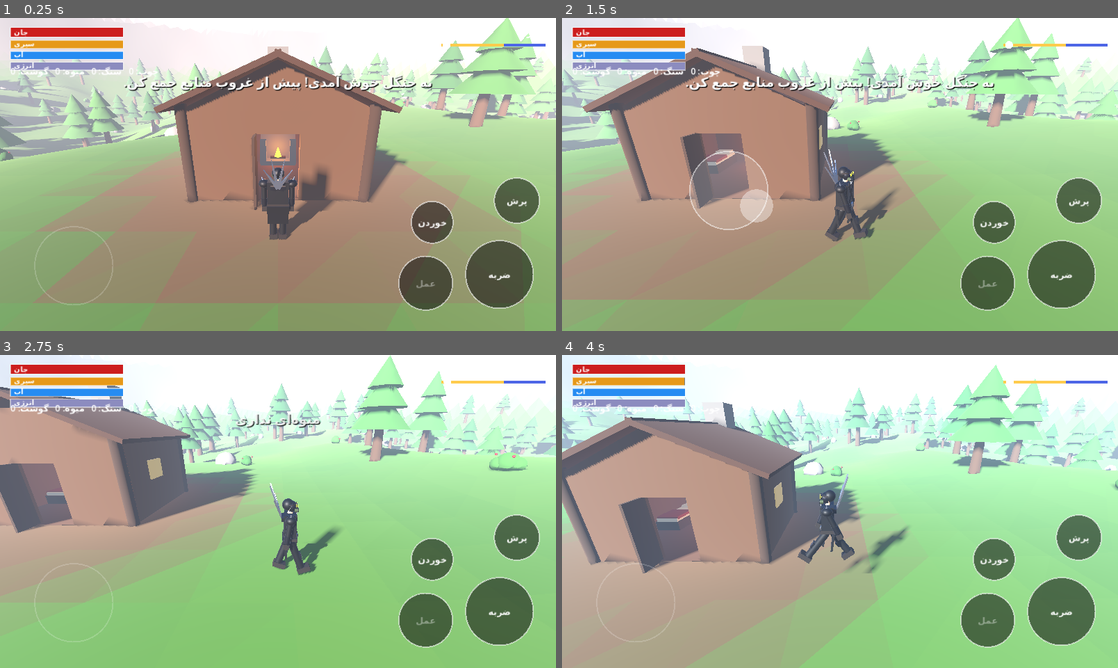
Above: before the commit, frames 1-4 (two rows, left to right).
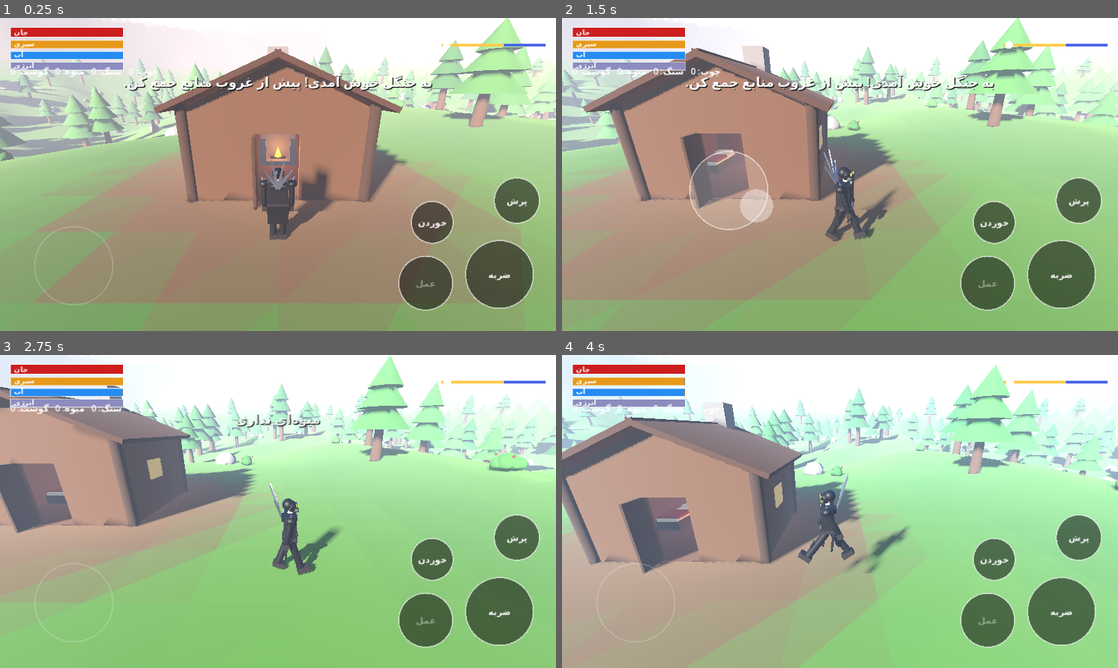
Above: after the commit, the same moments.

Repository: sohrabsaremi/Shabah-e-Jangal
Game: Godot game, scene res://main.tscn
Two runs of this game, one before a commit and one after it. Both use one fixed random seed, a clock stepped at 60 frames per second and the inputs below.
Inputs (mouse positions are in pixels of both pictures, inside the frame that each line leads up to):
- Up to frame 1 (0.25 s): no input
- Up to frame 2 (1.5 s): tap Enter at 0.5 s; move the mouse to (962, 158) at 0.52 s; hold D 0.53-1.25 s; tap F at 0.6 s; click (962, 158) at 0.67 s; tap Space at 0.77 s; drag from (728, 190) to (812, 237) at 1.27 s
- Up to frame 3 (2.75 s): move the mouse to (333, 442) at 2.02 s; hold D from 2.03 s (still down); tap Q at 2.1 s
- Up to frame 4 (4 s): release D at 2.75 s; drag from (812, 574) to (673, 464) at 2.77 s; move the mouse to (1006, 558) at 3.52 s; hold A from 3.53 s (still down); tap E at 3.6 s; tap Space at 3.77 s

The runs differ from the first frame. In frame 1, 0.7% of the frame differs, in the area x 64-100%, y 4-33%; in frame 2, 0.9%; in frame 3, 1.3%, in the area x 22-100%, y 5-38%; in frame 4, 1.3%.

Commit message:
Update main.gd

Diff:
--- a/scripts/main.gd
+++ b/scripts/main.gd
@@ -58,6 +58,7 @@
 	noise.fractal_octaves = 3
 	_setup_environment()
 	_build_terrain()
+	_build_river()
 	_build_forest()
 	_build_cabin()
 	_build_hud()
@@ -69,6 +70,9 @@
 # ------------------------------------------------------------------ world
 
 func height_at(x: float, z: float) -> float:
+	# A shallow, walkable river valley crosses the eastern forest.
+	if absf(x - 26.0) < 3.2 and absf(z) < 72.0:
+		return -0.45
 	var d := Vector2(x, z).length()
 	var h := noise.get_noise_2d(x, z) * 9.0
 	h *= smoothstep(12.0, 35.0, d)
@@ -79,6 +83,22 @@
 func _dist2(a: Vector3, b: Vector3) -> float:
 	return Vector2(a.x - b.x, a.z - b.z).length()
 
+
+func _build_river() -> void:
+	var water := MeshInstance3D.new()
+	water.name = "RiverWater"
+	var mesh := PlaneMesh.new()
+	mesh.size = Vector2(5.8, 144.0)
+	water.mesh = mesh
+	water.position = Vector3(26.0, -0.20, 0.0)
+	var mat := StandardMaterial3D.new()
+	mat.albedo_color = Color(0.08, 0.34, 0.48, 0.78)
+	mat.transparency = BaseMaterial3D.TRANSPARENCY_ALPHA
+	mat.metallic = 0.12
+	mat.roughness = 0.22
+	mat.cull_mode = BaseMaterial3D.CULL_DISABLED
+	water.material_override = mat
+	add_child(water)
 
 func _setup_environment() -> void:
 	sky_mat = ProceduralSkyMaterial.new()
@@ -391,6 +411,8 @@
 	t = 0.0
 	player.hp = minf(player.max_hp, player.hp + 40.0)
 	player.hunger = maxf(10.0, player.hunger - 12.0)
+	player.thirst = maxf(35.0, player.thirst - 8.0)
+	player.fatigue = 0.0
 	_begin_day()
 
 
@@ -495,6 +517,9 @@
 	if player.in_cabin:
 		if t >= DAY_FRAC and _dist2(p, cabin_pos + BED_OFFSET) < 3.4:
 			ctx = "sleep"
+		return
+	if absf(p.x - 26.0) < 4.2 and absf(p.z) < 70.0:
+		ctx = "water"
 		return
 	var best := 2.4
 	for i in bush_pos.size():
@@ -524,6 +549,8 @@
 	match c:
 		"sleep":
 			return "خواب تا صبح"
+		"water":
+			return "نوشیدن آب رودخانه"
 		"berry":
 			return "برداشت میوه"
 		"wood":
@@ -539,6 +566,9 @@
 	match ctx:
 		"sleep":
 			_sleep()
+		"water":
+			player.drink_water()
+			hud.show_msg("آب نوشیدی؛ تشنگی کمتر شد.", 1.8)
 		"berry":
 			bush_ready[ctx_index] = game_time + 90.0
 			bush_hidden[ctx_index] = true
@@ -570,6 +600,8 @@
 	var inv: Dictionary = player.inv
 	hud.hp_frac = player.hp / player.max_hp
 	hud.hunger_frac = player.hunger / 100.0
+	hud.thirst_frac = player.thirst / 100.0
+	hud.fatigue_frac = player.fatigue / 100.0
 	hud.inv_text = "چوب: %d   سنگ: %d   میوه: %d   گوشت: %d" % [inv["wood"], inv["stone"], inv["fruit"], inv["meat"]]
 	hud.day_text = "روز %d" % day_count
 	hud.time_frac = t
